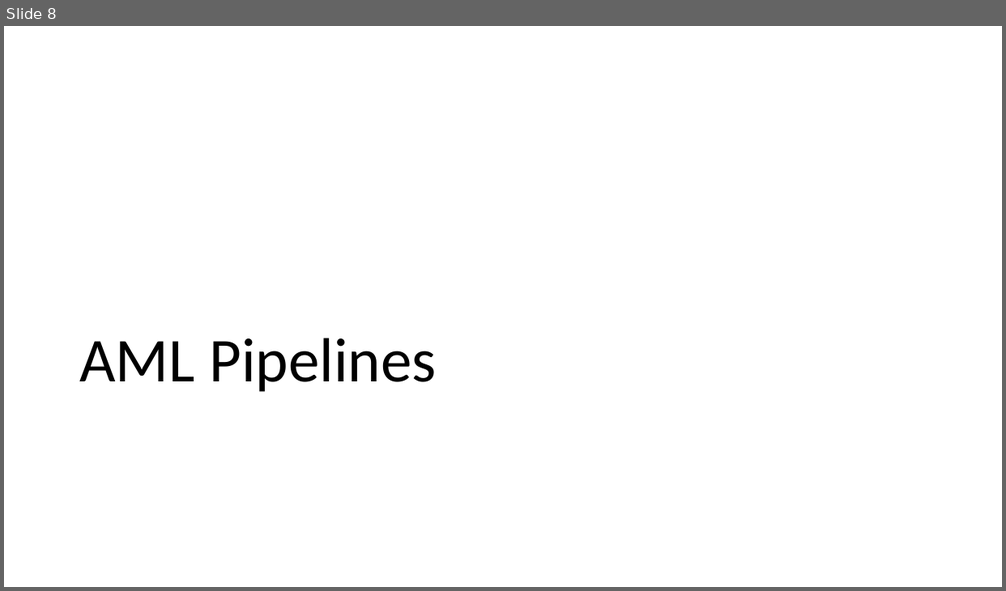
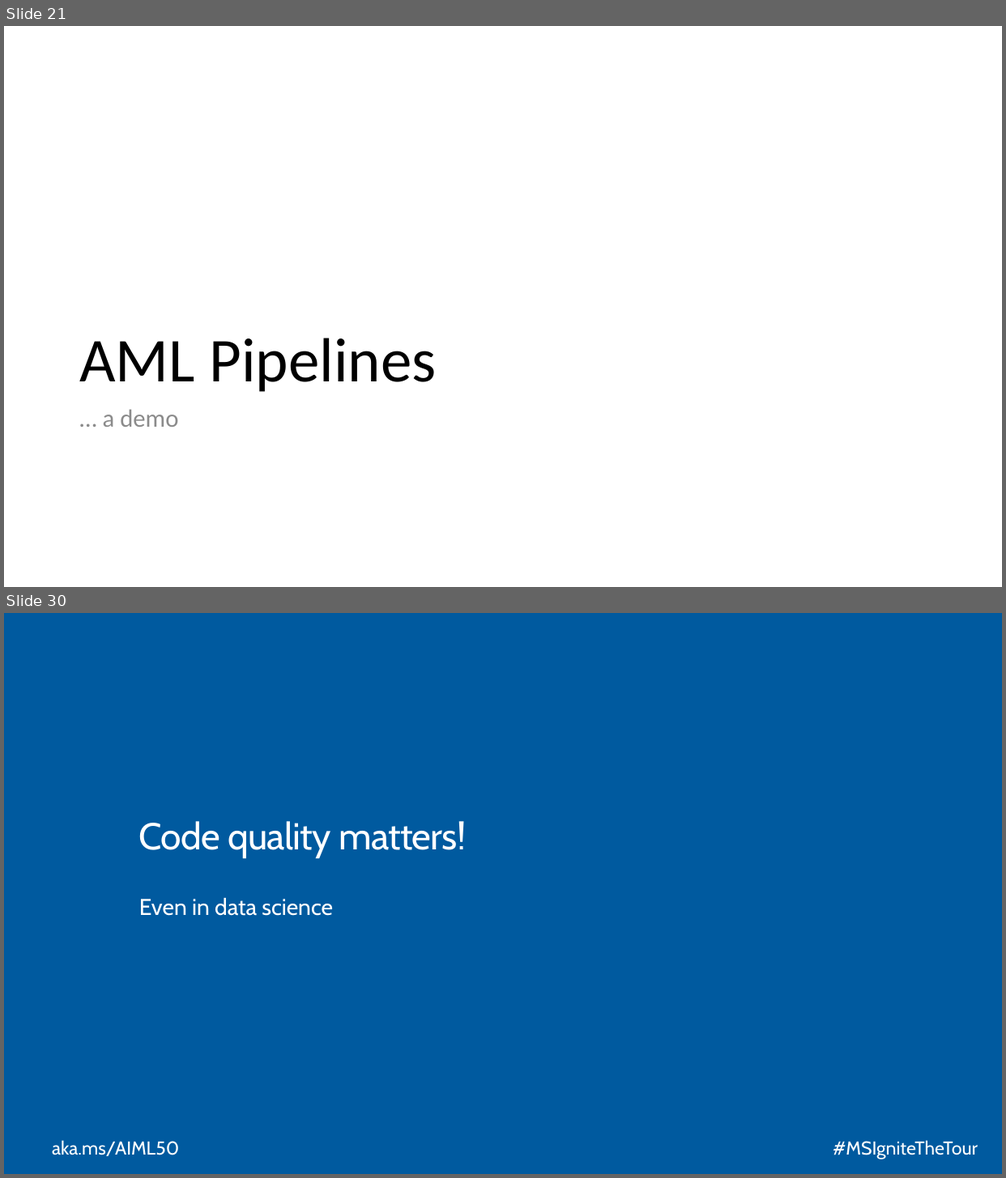
Before and after one commit to cloudscaleml/workshop, a slide deck: powerpoint/MLOps.pptx. Shown one above the other, each under a label of ours: slide 8 before the commit, slides 21 and 30 after it; the slides between them are not shown. The pictures are 1006x591 and 1006x1178 pixels, drawn with LibreOffice and Linux fonts; fonts in the diff are those of the drawing; background and template pictures are left out. Boxes give left, top, right and bottom in pixels: in the first picture for what was removed or moved away, otherwise in the second. Text is boxed around its words. In the diff, an @@ line names an element or a change of style, - is before the commit and + after.

```diff
--- a/powerpoint/MLOps.pptx
+++ b/powerpoint/MLOps.pptx
@@ slide 30 added at (4, 613, 1002, 1174), background #005A9F @@
@@ title added at (139, 821, 466, 858), 36 pt, text #FFFFFF @@
+Code quality matters!
@@ text added at (139, 897, 333, 916), 22 pt, text #FFFFFF @@
+Even in data science
@@ text added at (52, 1140, 179, 1157), 18 pt, text #FFFFFF @@
+aka.ms/AIML50
@@ text added at (833, 1140, 978, 1160), 18 pt, text #FFFFFF @@
+#MSIgniteTheTour
@@ what was slide 8 is now slide 21 @@
@@ slide 21 changed as well @@
@@ text added at (103, 409, 178, 427), 24 pt, text #8C8C8C @@
+… a demo
```
Also in this commit, not shown: 34 other slides added, 15 slides removed.
